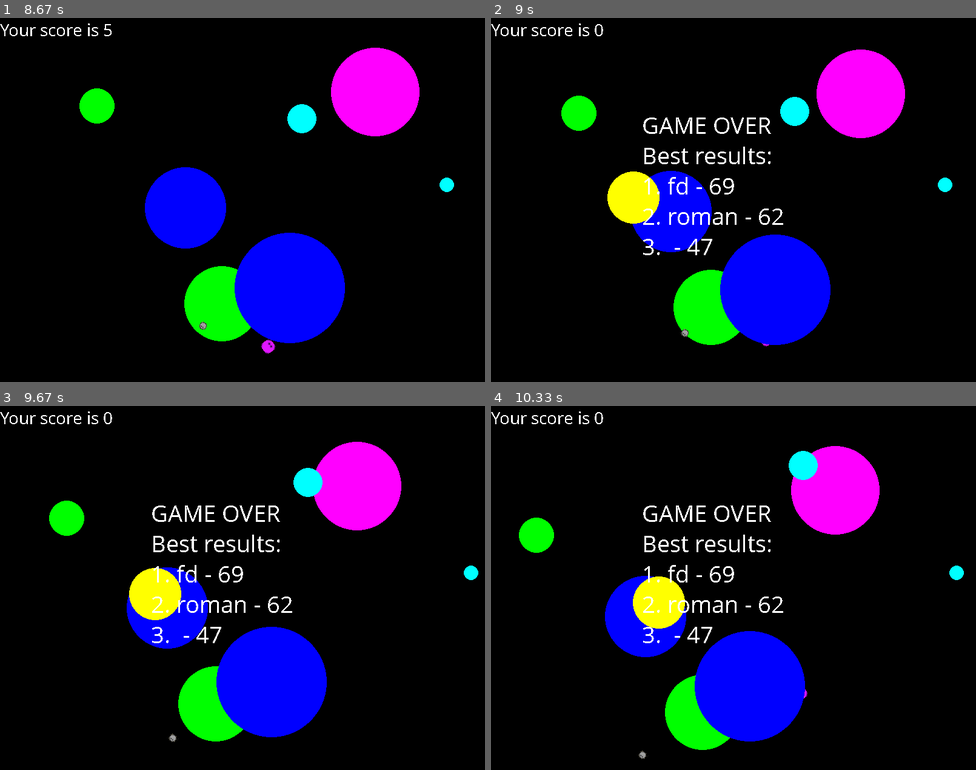
Above: before the commit, frames 1-4 (two rows, left to right).
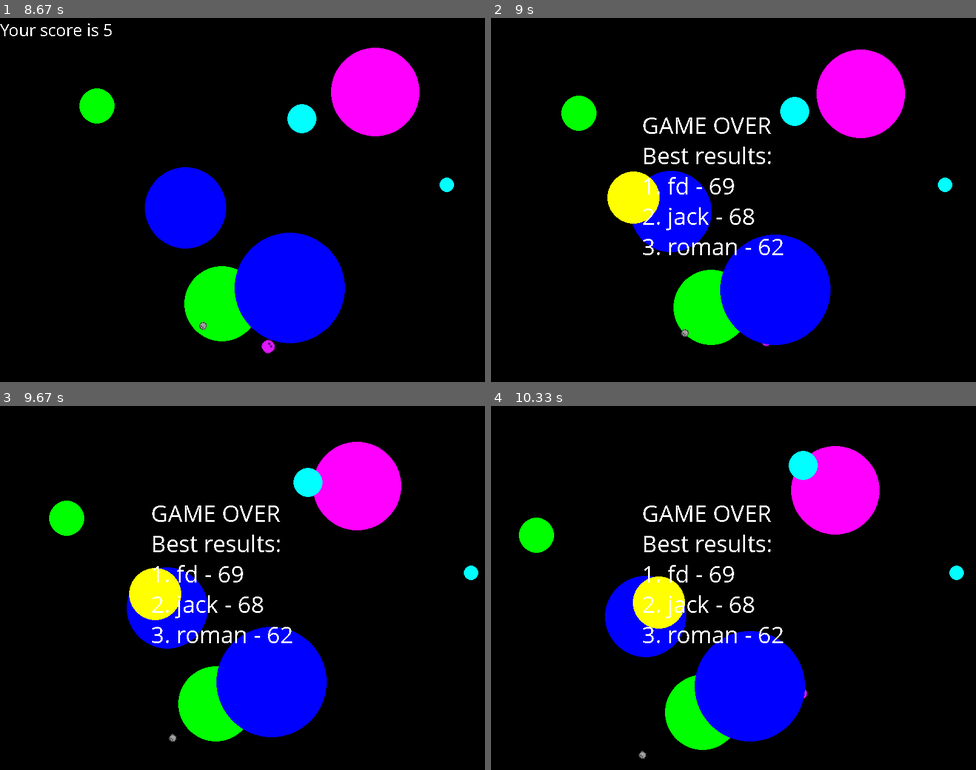
Above: after the commit, the same moments.

Repository: RShveda/pygame-practice
Game: pygame game, started from catch-ball-game/catch_ball.py
The game is run twice, just before and just after one commit, with the same random seed, the same clock (stepped at 60 frames per second) and the same inputs.
Inputs (mouse positions are in pixels of both pictures, inside the frame that each line leads up to):
- Up to frame 1 (8.67 s): click (242, 200) at 0.43 s; click (92, 145) at 1.93 s; move the mouse to (218, 294) at 3.2 s; click (218, 294) at 3.33 s; move the mouse to (58, 119) at 4.6 s; click (58, 119) at 4.73 s; click (126, 265) at 6.63 s; click (135, 170) at 7.53 s
- Up to frame 2 (9 s): tap Enter at 8.8 s
- Up to frame 3 (9.67 s): no input
- Up to frame 4 (10.33 s): no input

Frame 1 is identical in both runs. In frame 2, 0.8% of the frame differs, in the area x 0-61%, y 1-66%; in frame 3, 0.8%; in frame 4, 0.8%.

Commit message:
catch_ball models and controllers were moved to separate files

Diff:
--- a/catch-ball-game/catch_ball.py
+++ b/catch-ball-game/catch_ball.py
@@ -1,131 +1,28 @@
 import pygame
-from pygame.draw import *
-from random import randint, uniform, random, choice
-import json
-import views
+from random import random
+from models import save_scores, load_scores
+from views import draw_scoreboard, game_over_view
+from controllers import new_ball, move_balls, click, add_to_ranking
 import constants as cons
-
-print("catch_ball.py imported")
-
-
-def new_ball(balls):
-    """create a new ball"""
-    x_direction = uniform(-1, 1)
-    y_direction = uniform(-1, 1)
-    x = randint(100, cons.WIDTH - 100)
-    y = randint(100, cons.HEIGHT - 100)
-    if random() < 0.1:
-        img_filename = choice(cons.CREEP_FILENAMES)
-        is_ball = False
-        image = pygame.image.load(img_filename).convert_alpha()
-        image_width, image_height = image.get_size()
-        radius = int((image_height + image_width)/4)
-        balls.append((is_ball, (x, y), (x_direction, y_direction), radius, img_filename))
-    else:
-        r = randint(10, 100)
-        color = cons.COLORS[randint(0, 5)]
-        is_ball = True
-        balls.append((is_ball, (x, y), (x_direction, y_direction), r, color))
-
-
-def move_balls(screen, balls):
-    speed = 5
-    for key, ball in enumerate(balls):
-        is_ball, coords, direction, radius, fill = ball
-        coords = (int(coords[0] + direction[0] * speed), int(coords[1] + direction[1] * speed))
-        new_direction, new_coords = bounce_off_walls(coords, radius, direction, is_ball)
-        balls[key] = (is_ball, new_coords, new_direction, radius, fill)
-        if ball[0]:
-            color = fill
-            circle(screen, color, new_coords, radius)
-        else:
-            views.blit_creep(screen, balls[key])
-
-
-def bounce_off_walls(coords, radius, direction, is_ball):
-    direction_x, direction_y = direction
-    coords_x, coords_y = coords
-    if coords_x < 0 + radius:
-        coords_x = radius
-        direction_x *= -1
-    elif coords_x > cons.WIDTH - radius:
-        coords_x = cons.WIDTH - radius
-        direction_x *= -1
-    elif coords_y < 0 + radius:
-        coords_y = radius
-        direction_y *= -1
-    elif coords_y > cons.HEIGHT - radius:
-        coords_y = cons.HEIGHT - radius
-        direction_y *= -1
-    else:  # creeps unique ability to bounce from imaginary walls
-        if not is_ball:
-            if random() < 0:
-                direction_x *= -1
-            if random() < 0:
-                direction_y *= -1
-    return (direction_x, direction_y), (coords_x, coords_y)
-
-
-def click(event, balls, score):
-    for ball in balls:
-        is_creep, coords, radius = ball[0], ball[1], ball[3]
-        distance = ((coords[0] - event.pos[0])**2 + (coords[1] - event.pos[1])**2)**0.5
-        if int(distance) < radius:
-            print("Gotcha ball")
-            if ball[0]:
-                score += 1
-            else:
-                score += 2
-            balls.remove(ball)
-    return score
-
-
-def add_to_ranking(score, player_name, scores_data):
-    for position, record in enumerate(scores_data):
-        if score > record["score"]:
-            new_record = {"name": player_name, "score": score}
-            scores_data.insert(position, new_record)
-            return scores_data[:3]
-    return scores_data[:3]
-
-
-def save_scores(scores_data):
-    with open('scores.json', 'w') as f:
-        json.dump(scores_data, f)
-
-
-def load_scores():
-    try:
-        with open('scores.json', 'r') as f:
-            data = json.load(f)
-    except OSError:
-        data = [
-            {"name": "empty", "score": 0},
-            {"name": "empty", "score": 0},
-            {"name": "empty", "score": 0},
-        ]
-    return data
 
 
 def main():
     pygame.init()
     screen = pygame.display.set_mode((cons.WIDTH, cons.HEIGHT))
-    pygame.display.update()
     clock = pygame.time.Clock()
     scores_data = load_scores()
     score = 0
     balls = []
     player_name = ''
-    finished = False
+    is_finished = False
     is_game_over = False
     show_ranking = False
 
-
-    while not finished:
+    while not is_finished:
         clock.tick(cons.FPS)
         for event in pygame.event.get():
             if event.type == pygame.QUIT:
-                finished = True
+                is_finished = True
             elif event.type == pygame.MOUSEBUTTONDOWN:
                 if not is_game_over:
                     score = click(event, balls, score)
@@ -133,8 +30,7 @@
                 if is_game_over:
                     if show_ranking:
                         if event.key == pygame.K_RETURN:
-                            print(scores_data)
-                            finished = True
+                            is_finished = True
                     else:
                         if event.key == pygame.K_RETURN:
                             scores_data = add_to_ranking(score, player_name, scores_data)
@@ -146,12 +42,13 @@
                         else:
                             player_name += event.unicode
         move_balls(screen, balls)
-        views.draw_scoreboard(screen, score)
+        if show_ranking is False:
+            draw_scoreboard(screen, score)
         if len(balls) < cons.MAX_BALLS:
             if random() < 0.2:
                 new_ball(balls)
         else:
-            views.game_over_view(screen, score, player_name, scores_data, show_ranking)
+            game_over_view(screen, score, player_name, scores_data, show_ranking)
             is_game_over = True
         pygame.display.update()
         screen.fill(cons.BLACK)
--- /dev/null
+++ b/catch-ball-game/controllers.py
@@ -0,0 +1,85 @@
+import pygame
+from pygame.draw import *
+from random import randint, uniform, random, choice
+from views import blit_creep
+import constants as cons
+
+
+def new_ball(balls):
+    """create a new ball"""
+    x_direction = uniform(-1, 1)
+    y_direction = uniform(-1, 1)
+    x = randint(100, cons.WIDTH - 100)
+    y = randint(100, cons.HEIGHT - 100)
+    if random() < 0.1:
+        img_filename = choice(cons.CREEP_FILENAMES)
+        is_ball = False
+        image = pygame.image.load(img_filename).convert_alpha()
+        image_width, image_height = image.get_size()
+        radius = int((image_height + image_width)/4)
+        balls.append((is_ball, (x, y), (x_direction, y_direction), radius, img_filename))
+    else:
+        r = randint(10, 100)
+        color = cons.COLORS[randint(0, 5)]
+        is_ball = True
+        balls.append((is_ball, (x, y), (x_direction, y_direction), r, color))
+
+
+def move_balls(screen, balls):
+    speed = 5
+    for key, ball in enumerate(balls):
+        is_ball, coords, direction, radius, fill = ball
+        coords = (int(coords[0] + direction[0] * speed), int(coords[1] + direction[1] * speed))
+        new_direction, new_coords = bounce_off_walls(coords, radius, direction, is_ball)
+        balls[key] = (is_ball, new_coords, new_direction, radius, fill)
+        if ball[0]:
+            color = fill
+            circle(screen, color, new_coords, radius)
+        else:
+            blit_creep(screen, balls[key])
+
+
+def bounce_off_walls(coords, radius, direction, is_ball):
+    direction_x, direction_y = direction
+    coords_x, coords_y = coords
+    if coords_x < 0 + radius:
+        coords_x = radius
+        direction_x *= -1
+    elif coords_x > cons.WIDTH - radius:
+        coords_x = cons.WIDTH - radius
+        direction_x *= -1
+    elif coords_y < 0 + radius:
+        coords_y = radius
+        direction_y *= -1
+    elif coords_y > cons.HEIGHT - radius:
+        coords_y = cons.HEIGHT - radius
+        direction_y *= -1
+    else:  # creeps unique ability to bounce from imaginary walls
+        if not is_ball:
+            if random() < 0:
+                direction_x *= -1
+            if random() < 0:
+                direction_y *= -1
+    return (direction_x, direction_y), (coords_x, coords_y)
+
+
+def click(event, balls, score):
+    for ball in balls:
+        is_creep, coords, radius = ball[0], ball[1], ball[3]
+        distance = ((coords[0] - event.pos[0])**2 + (coords[1] - event.pos[1])**2)**0.5
+        if int(distance) < radius:
+            if ball[0]:
+                score += 1
+            else:
+                score += 2
+            balls.remove(ball)
+    return score
+
+
+def add_to_ranking(score, player_name, scores_data):
+    for position, record in enumerate(scores_data):
+        if score > record["score"]:
+            new_record = {"name": player_name, "score": score}
+            scores_data.insert(position, new_record)
+            return scores_data[:3]
+    return scores_data[:3]
--- /dev/null
+++ b/catch-ball-game/models.py
@@ -0,0 +1,19 @@
+import json
+
+
+def save_scores(scores_data):
+    with open('scores.json', 'w') as f:
+        json.dump(scores_data, f)
+
+
+def load_scores():
+    try:
+        with open('scores.json', 'r') as f:
+            data = json.load(f)
+    except OSError:
+        data = [
+            {"name": "empty", "score": 0},
+            {"name": "empty", "score": 0},
+            {"name": "empty", "score": 0},
+        ]
+    return data
--- a/catch-ball-game/scores.json
+++ b/catch-ball-game/scores.json
@@ -1 +1 @@
-[{"name": "fd", "score": 69}, {"name": "roman", "score": 62}, {"name": "", "score": 47}]
+[{"name": "fd", "score": 69}, {"name": "jack", "score": 68}, {"name": "roman", "score": 62}]
--- a/catch-ball-game/views.py
+++ b/catch-ball-game/views.py
@@ -1,9 +1,6 @@
 import pygame
-from pygame.draw import *
 import numpy as np
 import constants as cons
-
-print("views.py imported")
 
 
 def draw_scoreboard(screen, score):
